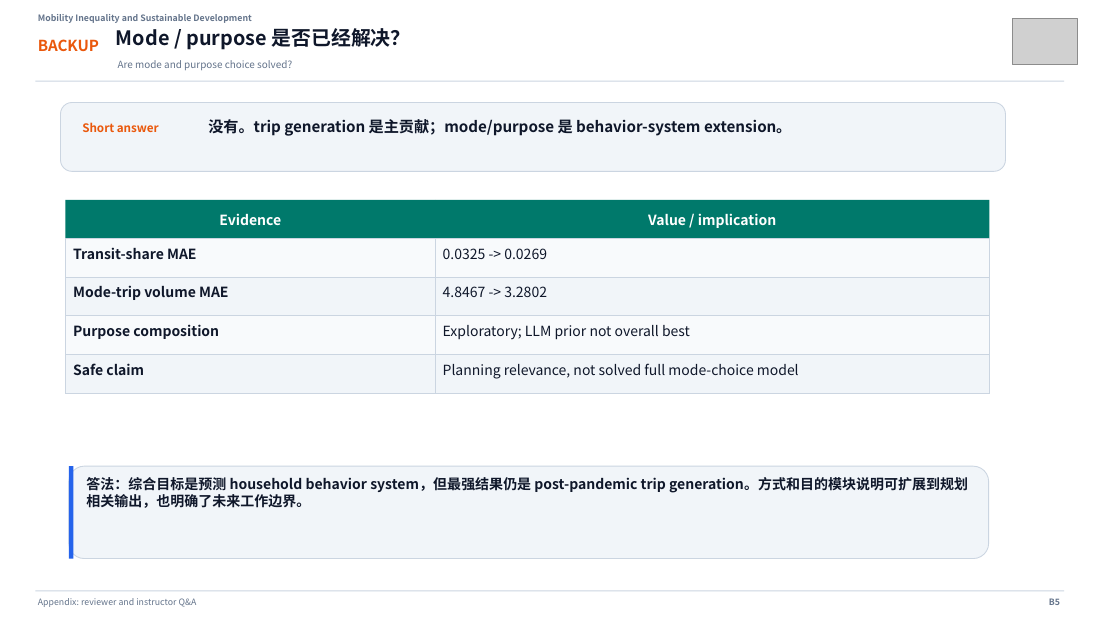
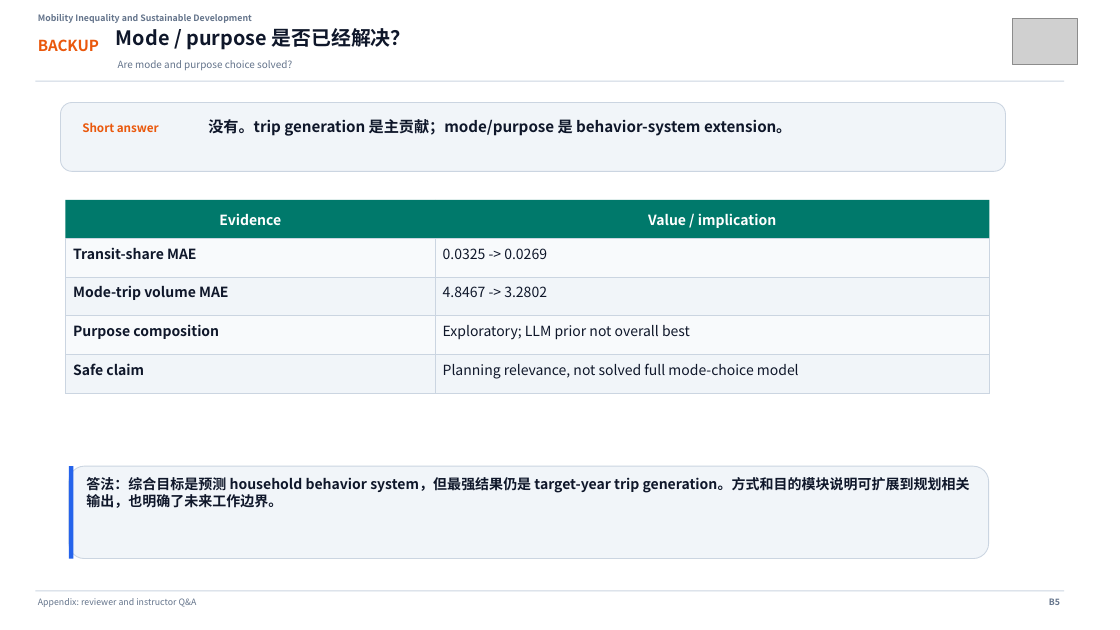
Before and after one commit to Lrving-code/NHTS-Travel-Prediction, a slide deck: slide 29 of outputs/final_project/NHTS_Travel_Behavior_Template_Presentation.pptx. Drawn at 1120x630 pixels with LibreOffice and Linux fonts; fonts in the diff are those of the drawing; grey boxes stand for pictures. Boxes give left, top, right and bottom in pixels: in the first picture for what was removed or moved away, otherwise in the second. Text is boxed around its words. In the diff, an @@ line names an element or a change of style, - is before the commit and + after.

```diff
--- a/outputs/final_project/NHTS_Travel_Behavior_Template_Presentation.pptx
+++ b/outputs/final_project/NHTS_Travel_Behavior_Template_Presentation.pptx
@@ text at (86, 477, 970, 508): text changed @@
-答法：综合目标是预测 household behavior system，但最强结果仍是 post-pandemic trip generation。方式和目的模块说明可扩展到规划相关输出，也明确了未来工作边界。
+答法：综合目标是预测 household behavior system，但最强结果仍是 target-year trip generation。方式和目的模块说明可扩展到规划相关输出，也明确了未来工作边界。
```
Also in this commit, not shown: 26 other slides changed, 7 other files.
